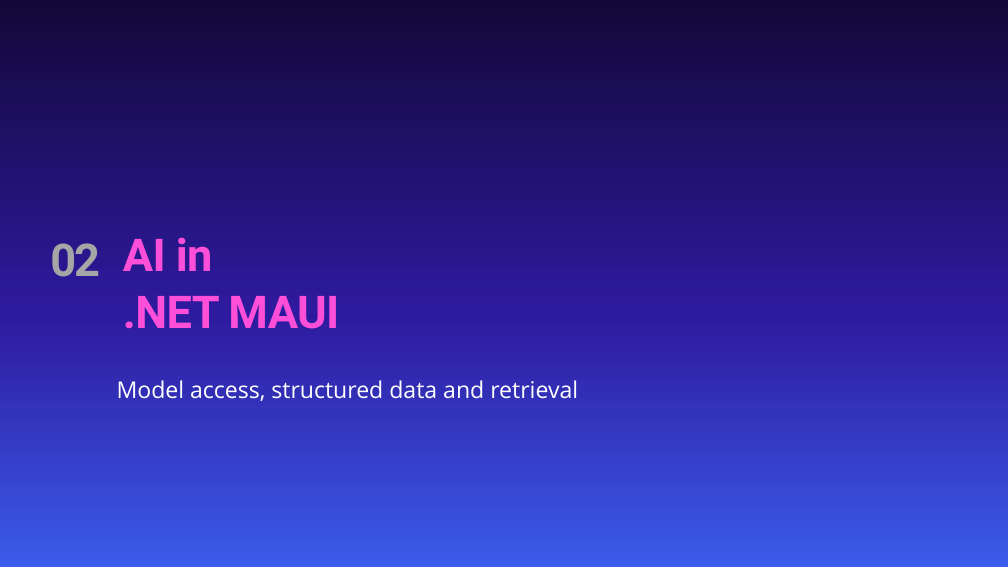
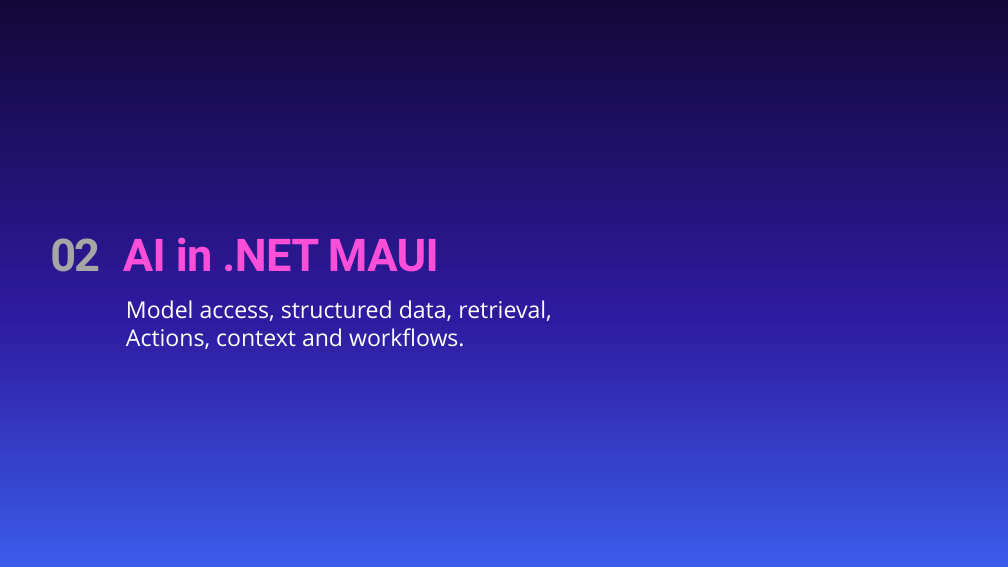
Before and after one commit to mattleibow/dotnetconf2026, a slide deck: slide 13 of slides.pptx (slide 12 before the commit). Drawn at 1008x567 pixels with LibreOffice and Linux fonts; fonts in the diff are those of the drawing; background and template pictures are left out. Boxes give left, top, right and bottom in pixels: in the first picture for what was removed or moved away, otherwise in the second. Text is boxed around its words. In the diff, an @@ line names an element or a change of style, - is before the commit and + after.

```diff
--- a/slides.pptx
+++ b/slides.pptx
@@ text "02": place and size @@
-text "02" at (50,243,100,277)
+text "02" at (50,238,100,272)
@@ title "AI in .NET MAUI" rewrapped from (123,237,339,329) to (123,237,439,272) @@
@@ text at (126,300,552,349): text changed @@
-Model access, structured data and retrieval
+Model access, structured data, retrieval,
+Actions, context and workflows.
```
Also in this commit, not shown: 23 other slides changed, 1 slide added.
